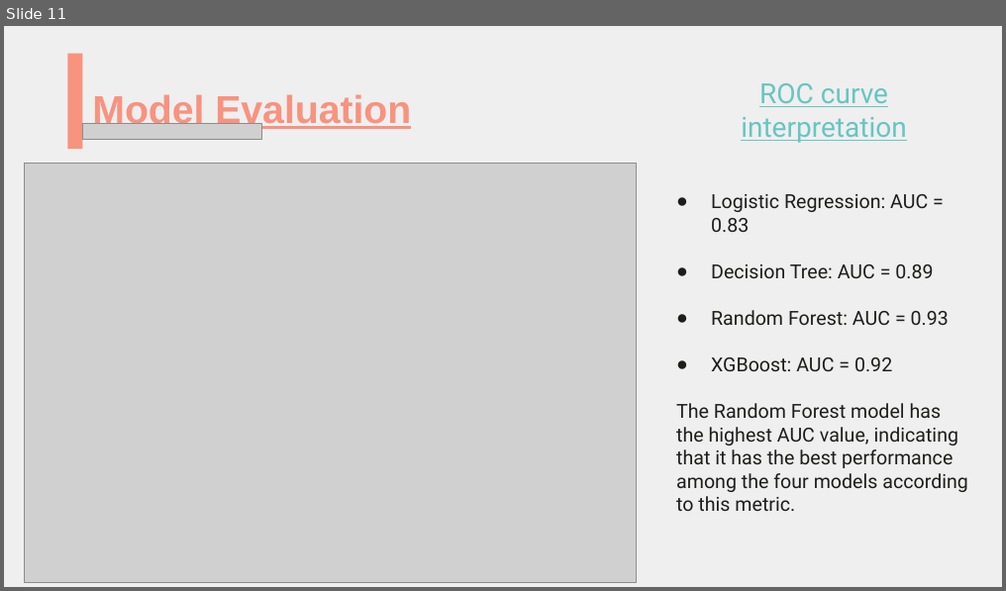
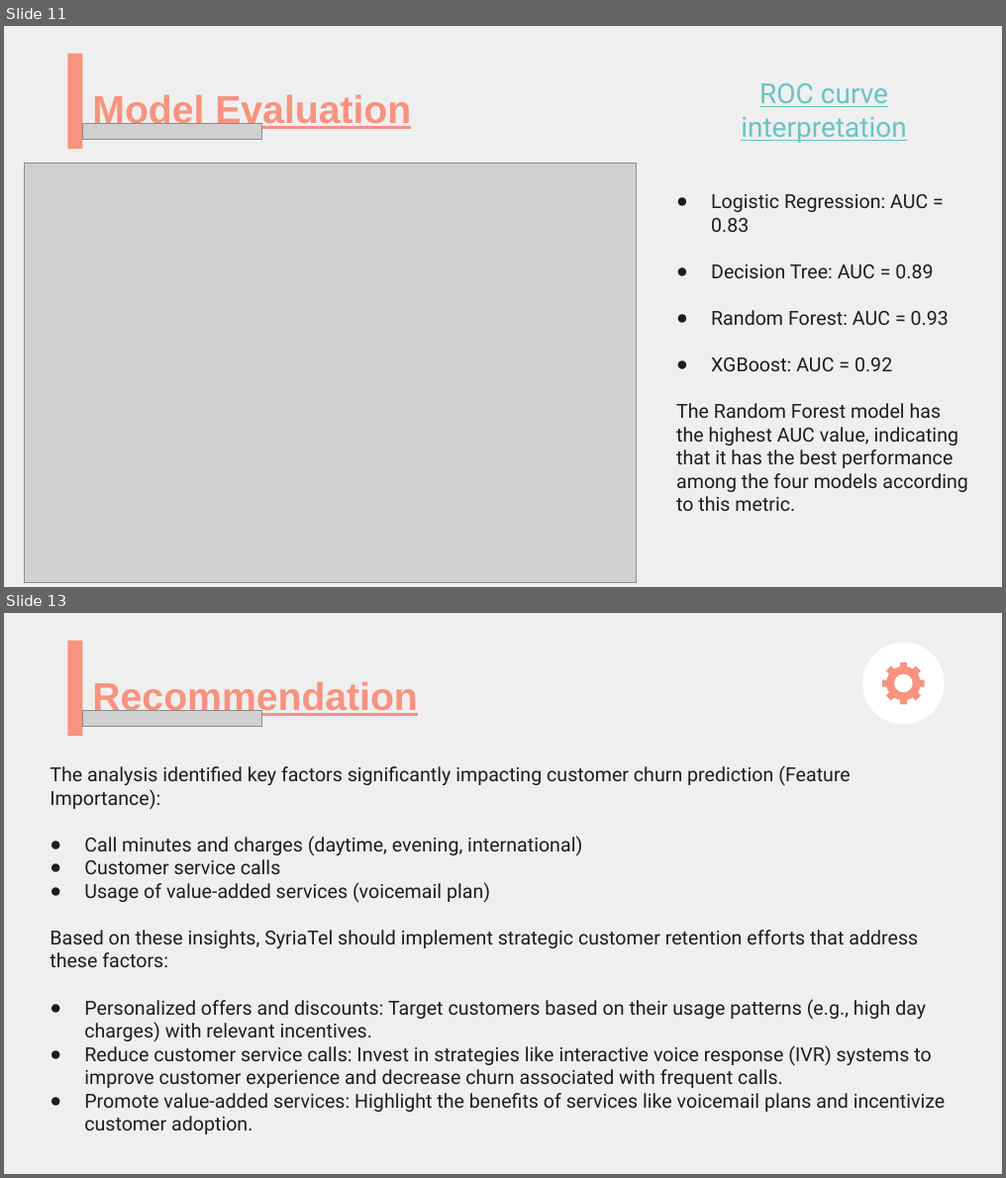
Before and after one commit to NgenziNevilleMativo/syriatel_customer_churn, a slide deck: SyriaTel Powerpoint.pptx. Shown one above the other, each under a label of ours: slide 11 before the commit, slides 11 and 13 after it; the slides between them are not shown. The pictures are 1006x591 and 1006x1178 pixels, drawn with LibreOffice and Linux fonts; fonts in the diff are those of the drawing; grey boxes stand for pictures. Boxes give left, top, right and bottom in pixels: in the first picture for what was removed or moved away, otherwise in the second. Text is boxed around its words. In the diff, an @@ line names an element or a change of style, - is before the commit and + after.

```diff
--- a/SyriaTel Powerpoint.pptx
+++ b/SyriaTel Powerpoint.pptx
@@ slide 13 added at (x1=4, y1=613, x2=1002, y2=1174), background #EFEFEF @@
@@ rectangle added at (x1=67, y1=641, x2=82, y2=736), fill #F7937F @@
@@ ellipse added at (x1=862, y1=642, x2=944, y2=724), fill #FFFFFF @@
@@ freeform shape added at (x1=882, y1=662, x2=924, y2=704), fill #F7937F @@
@@ title added at (x1=92, y1=681, x2=417, y2=718), 28 pt, text #F7937F, bold, underline @@
+Recommendation
@@ picture added at (x1=83, y1=711, x2=262, y2=727) @@
@@ text added at (x1=50, y1=765, x2=945, y2=1135), 14 pt, text #1D1D1B @@
+The analysis identified key factors significantly impacting customer churn prediction (Feature Importance):
+● Call minutes and charges (daytime, evening, international)
+● Customer service calls
+● Usage of value-added services (voicemail plan)
+Based on these insights, SyriaTel should implement strategic customer retention efforts that address these factors:
+● Personalized offers and discounts: Target customers based on their usage patterns (e.g., high day charges) with relevant incentives.
+● Reduce customer service calls: Invest in strategies like interactive voice response (IVR) systems to improve customer experience and decrease churn associated with frequent calls.
+● Promote value-added services: Highlight the benefits of services like voicemail plans and incentivize customer adoption.
```
Also in this commit, not shown: 2 slides changed, 1 slide removed, 2 other files.
